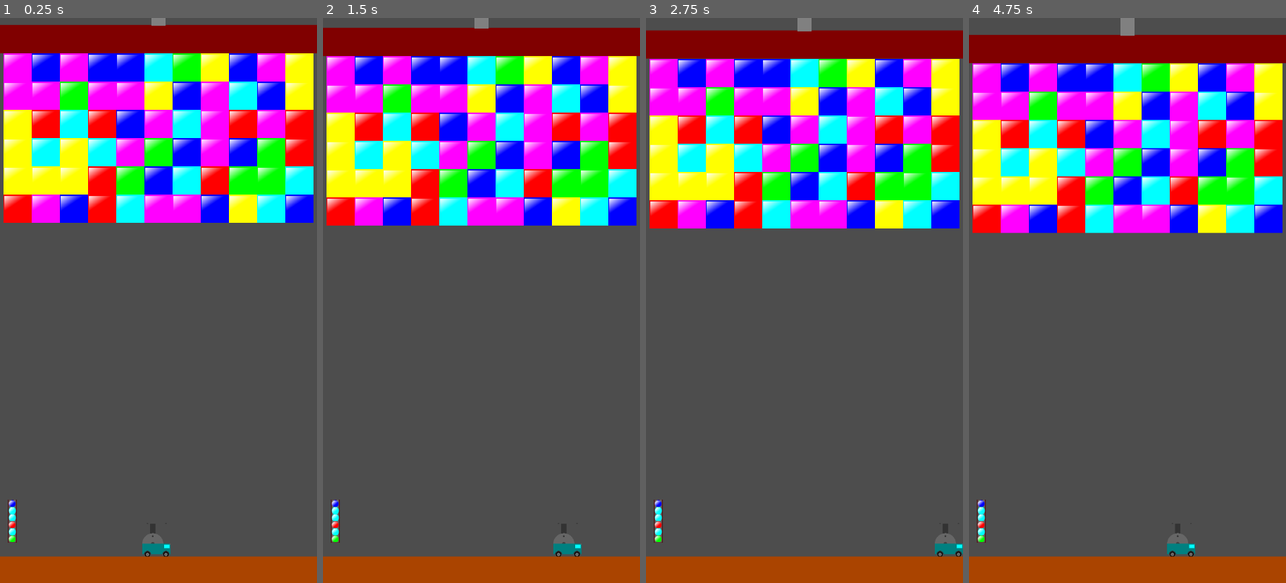
Above: before the commit, frames 1-4 (left to right).
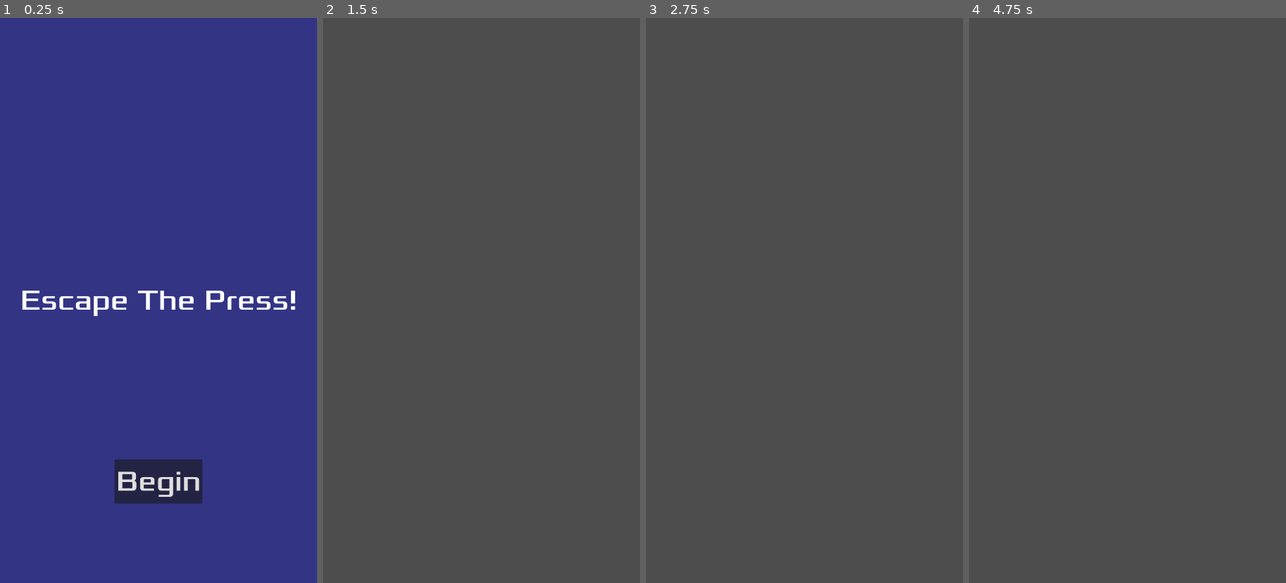
Above: after the commit, the same moments.

Repository: JamesElison/Escape_The_Press
Game: Godot game, scene res://core/scenes/set_elements/main_menu.tscn
Same seed, same stepped clock (60 frames per second), same inputs: the game is played once before the commit and once after it. Before the commit the project starts from res://core/scenes/levels/test_area.tscn.
Inputs (mouse positions are in pixels of both pictures, inside the frame that each line leads up to):
- Up to frame 1 (0.25 s): no input
- Up to frame 2 (1.5 s): click (481, 481) at 0.5 s, where only the run after the commit has a clickable "Begin"; move the mouse to (551, 272) at 1.27 s; hold D (right) from 1.28 s (still down); click (551, 272) at 1.35 s
- Up to frame 3 (2.75 s): release D (right) at 2 s; drag from (741, 328) to (943, 526) at 2.02 s
- Up to frame 4 (4.75 s): tap Enter at 2.75 s; move the mouse to (1159, 176) at 2.77 s; hold A (left) 2.78-3.5 s; click (1159, 176) at 2.85 s; drag from (1111, 413) to (981, 503) at 3.52 s; move the mouse to (1222, 385) at 4.27 s; hold D (right) from 4.28 s (still down); click (1222, 385) at 4.35 s

The runs differ from the first frame. In frame 1, 100% of the frame differs, in the area x 0-100%, y 0-100%; in frame 2, 40%; in frame 3, 40%; in frame 4, 40%.
Error after the commit: Attempt to call function 'play' in base 'null instance' on a null instance. (res://core/scripts/hud.gd:52)

Commit message:
antes de arruinar tudo kkk

Diff:
--- a/core/entities/enemies/block.tscn
+++ b/core/entities/enemies/block.tscn
@@ -2,6 +2,10 @@
 
 [ext_resource type="Texture2D" uid="uid://e2fku2ona7dh" path="res://core/assets/sprites/set_objects/blue_block.png" id="1_jaeov"]
 [ext_resource type="Script" uid="uid://bcxkimdgv2pjv" path="res://core/scripts/block.gd" id="1_nenra"]
+[ext_resource type="AudioStream" uid="uid://cm7b8mq68n2hs" path="res://core/assets/sounds/fx/block_explode.wav" id="2_204ll"]
+[ext_resource type="AudioStream" uid="uid://don4opvfbilnj" path="res://core/assets/sounds/fx/block_color_change.wav" id="2_irl8d"]
+[ext_resource type="AudioStream" uid="uid://lmqso3hfapc1" path="res://core/assets/sounds/fx/block_explode_group.wav" id="4_76vvk"]
+[ext_resource type="AudioStream" uid="uid://c427hb413jkh2" path="res://core/assets/sounds/fx/block_move_down.wav" id="5_oqjew"]
 
 [sub_resource type="RectangleShape2D" id="RectangleShape2D_jaeov"]
 size = Vector2(64, 64)
@@ -48,6 +52,24 @@
 collision_mask = 32
 script = ExtResource("1_nenra")
 
+[node name="BlockColorChangeSound" type="AudioStreamPlayer" parent="." unique_id=1410164662]
+stream = ExtResource("2_irl8d")
+bus = &"fx"
+
+[node name="BlockExplodeSound" type="AudioStreamPlayer" parent="." unique_id=1614725431]
+stream = ExtResource("2_204ll")
+volume_db = 5.0
+bus = &"fx"
+
+[node name="BlockExplodeGroupSound" type="AudioStreamPlayer" parent="." unique_id=1993703519]
+stream = ExtResource("4_76vvk")
+bus = &"fx"
+
+[node name="BlockMoveDownSound" type="AudioStreamPlayer" parent="." unique_id=1010659740]
+stream = ExtResource("5_oqjew")
+volume_db = 5.0
+bus = &"fx"
+
 [node name="BlockSprite" type="Sprite2D" parent="." unique_id=6446511]
 texture = ExtResource("1_jaeov")
 
--- a/core/entities/enemies/press.tscn
+++ b/core/entities/enemies/press.tscn
@@ -2,6 +2,7 @@
 
 [ext_resource type="Texture2D" uid="uid://cgvkqfem0j63v" path="res://core/assets/sprites/set_objects/press.png" id="1_0dhym"]
 [ext_resource type="Script" uid="uid://c3jkckqebx8nw" path="res://core/scripts/press.gd" id="1_ed25y"]
+[ext_resource type="AudioStream" uid="uid://b5sdc04lfd4js" path="res://core/assets/sounds/fx/press_collide.wav" id="2_asvvl"]
 [ext_resource type="PackedScene" uid="uid://bik42hpsbliq6" path="res://core/entities/enemies/block.tscn" id="3_27j4w"]
 
 [sub_resource type="RectangleShape2D" id="RectangleShape2D_k6ly5"]
@@ -11,7 +12,11 @@
 collision_layer = 175
 collision_mask = 16
 script = ExtResource("1_ed25y")
-speed = 5.0
+
+[node name="PressHitSound" type="AudioStreamPlayer" parent="." unique_id=2011385824]
+stream = ExtResource("2_asvvl")
+volume_db = 5.0
+bus = &"fx"
 
 [node name="PressSprite" type="Sprite2D" parent="." unique_id=708973215]
 position = Vector2(0, -608)
--- a/core/entities/players/player.tscn
+++ b/core/entities/players/player.tscn
@@ -2,6 +2,7 @@
 
 [ext_resource type="Script" uid="uid://cvyc37uxo524d" path="res://core/scripts/player.gd" id="1_m15x6"]
 [ext_resource type="Texture2D" uid="uid://cgh6bk4jxglyl" path="res://core/assets/sprites/characters/player.png" id="1_xvqjg"]
+[ext_resource type="AudioStream" uid="uid://tok6cewto0sf" path="res://core/assets/sounds/fx/ball_shoot.wav" id="2_hk3lc"]
 
 [sub_resource type="RectangleShape2D" id="RectangleShape2D_k6ly5"]
 size = Vector2(24, 44)
@@ -10,6 +11,11 @@
 scale = Vector2(0.5, 0.5)
 collision_layer = 52
 script = ExtResource("1_m15x6")
+
+[node name="PlayerBallShoot" type="AudioStreamPlayer" parent="." unique_id=1795428948]
+stream = ExtResource("2_hk3lc")
+volume_db = 5.0
+bus = &"fx"
 
 [node name="PlayerSprite" type="Sprite2D" parent="." unique_id=1451931167]
 texture = ExtResource("1_xvqjg")
--- a/core/scenes/levels/test_area.tscn
+++ b/core/scenes/levels/test_area.tscn
@@ -5,7 +5,11 @@
 [ext_resource type="Script" uid="uid://dqb10raqrdmmm" path="res://core/scripts/level_camera.gd" id="2_01iaf"]
 [ext_resource type="PackedScene" uid="uid://fqrebvpju1u5" path="res://core/entities/players/player.tscn" id="2_ovmqw"]
 [ext_resource type="PackedScene" uid="uid://c6p7ipae3fmnf" path="res://core/scenes/set_elements/floor.tscn" id="3_ovmqw"]
+[ext_resource type="AudioStream" uid="uid://bibiwkah2mjds" path="res://core/assets/sounds/level_music/House In a Forest Loop.ogg" id="3_y1bkx"]
+[ext_resource type="AudioStream" uid="uid://c37tvmby081i6" path="res://core/assets/sounds/level_music/gameover.wav" id="4_f6opj"]
+[ext_resource type="AudioStream" uid="uid://dn085gkcnei50" path="res://core/assets/sounds/level_music/Victory.ogg" id="5_f6opj"]
 [ext_resource type="PackedScene" uid="uid://uj3irgw3oyb4" path="res://core/scenes/set_elements/charger.tscn" id="6_3c2jl"]
+[ext_resource type="PackedScene" uid="uid://by3lvy4ieoswm" path="res://core/scenes/set_elements/hud.tscn" id="7_01iaf"]
 
 [sub_resource type="RectangleShape2D" id="RectangleShape2D_k6ly5"]
 size = Vector2(40, 1280)
@@ -19,6 +23,17 @@
 limit_right = 720
 limit_bottom = 1280
 script = ExtResource("2_01iaf")
+
+[node name="LevelMusic" type="AudioStreamPlayer" parent="." unique_id=21811574]
+stream = ExtResource("3_y1bkx")
+
+[node name="LevelGameOverSound" type="AudioStreamPlayer" parent="." unique_id=1745005861]
+stream = ExtResource("4_f6opj")
+
+[node name="LevelVictoryMusic" type="AudioStreamPlayer" parent="." unique_id=1897559]
+stream = ExtResource("5_f6opj")
+
+[node name="LevelStartTimer" type="Timer" parent="." unique_id=2008060520]
 
 [node name="Press" parent="." unique_id=287696895 instance=ExtResource("1_b72cg")]
 position = Vector2(360, 47)
@@ -45,5 +60,8 @@
 [node name="Charger" parent="." unique_id=1260939654 instance=ExtResource("6_3c2jl")]
 position = Vector2(28, 1140)
 
+[node name="HUD" parent="." unique_id=931431950 instance=ExtResource("7_01iaf")]
+
+[connection signal="timeout" from="LevelStartTimer" to="." method="_on_level_start_timer_timeout"]
 [connection signal="ball_shot" from="Player" to="Charger" method="_on_player_ball_shot"]
 [connection signal="game_over" from="Player" to="." method="game_over"]
--- /dev/null
+++ b/core/scenes/set_elements/game_manager.tscn
@@ -0,0 +1,6 @@
+[gd_scene format=3 uid="uid://dyfpv1u6f8wji"]
+
+[ext_resource type="Script" uid="uid://b0fbqwgf6kpvk" path="res://core/scripts/singletons/game_manager.gd" id="1_kukxy"]
+
+[node name="GameManager" type="Node" unique_id=1423764694]
+script = ExtResource("1_kukxy")
--- /dev/null
+++ b/core/scenes/set_elements/hud.tscn
@@ -0,0 +1,54 @@
+[gd_scene format=3 uid="uid://by3lvy4ieoswm"]
+
+[ext_resource type="Script" uid="uid://cdo1mk5htu1tp" path="res://core/scripts/hud.gd" id="1_sg3qs"]
+[ext_resource type="FontFile" uid="uid://dnnkj3n1uuckt" path="res://core/assets/fonts/Xolonium-Regular.ttf" id="1_w0588"]
+
+[node name="HUD" type="CanvasLayer" unique_id=931431950]
+script = ExtResource("1_sg3qs")
+
+[node name="HUDColorRect" type="ColorRect" parent="." unique_id=1523232803]
+anchors_preset = 15
+anchor_right = 1.0
+anchor_bottom = 1.0
+grow_horizontal = 2
+grow_vertical = 2
+color = Color(0.19880077, 0.20353252, 0.51776195, 1)
+
+[node name="MessageLabel" type="Label" parent="." unique_id=144190612]
+anchors_preset = 8
+anchor_left = 0.5
+anchor_top = 0.5
+anchor_right = 0.5
+anchor_bottom = 0.5
+offset_left = -314.5
+offset_top = -120.0
+offset_right = 314.5
+offset_bottom = 120.0
+grow_horizontal = 2
+grow_vertical = 2
+theme_override_fonts/font = ExtResource("1_w0588")
+theme_override_font_sizes/font_size = 64
+text = "Escape The Press!"
+horizontal_alignment = 1
+vertical_alignment = 1
+
+[node name="StartButton" type="Button" parent="." unique_id=1469681356]
+anchors_preset = 7
+anchor_left = 0.5
+anchor_top = 1.0
+anchor_right = 0.5
+anchor_bottom = 1.0
+offset_left = -100.0
+offset_top = -280.0
+offset_right = 100.0
+offset_bottom = -180.0
+grow_horizontal = 2
+grow_vertical = 0
+theme_override_fonts/font = ExtResource("1_w0588")
+theme_override_font_sizes/font_size = 64
+text = "Begin"
+
+[node name="MessageTimer" type="Timer" parent="." unique_id=1445069245]
+
+[connection signal="pressed" from="StartButton" to="." method="_on_start_button_pressed"]
+[connection signal="timeout" from="MessageTimer" to="." method="_on_mensage_timer_timeout"]
--- /dev/null
+++ b/core/scenes/set_elements/main_menu.tscn
@@ -0,0 +1,7 @@
+[gd_scene format=3 uid="uid://cxw1n1qnststx"]
+
+[ext_resource type="PackedScene" uid="uid://by3lvy4ieoswm" path="res://core/scenes/set_elements/hud.tscn" id="1_jsm2u"]
+
+[node name="MainMenu" type="Node2D" unique_id=773711802]
+
+[node name="HUD" parent="." unique_id=931431950 instance=ExtResource("1_jsm2u")]
--- a/core/scripts/block.gd
+++ b/core/scripts/block.gd
@@ -15,6 +15,10 @@
 # Posição original do bloco no momento em que soltou da Prensa
 var spawn_position: Vector2
 
+@onready var block_color_change_sound = $BlockColorChangeSound
+@onready var block_explode_sound = $BlockExplodeSound
+@onready var block_explode_group_sound = $BlockExplodeGroupSound
+@onready var block_move_down_sound = $BlockMoveDownSound
 @onready var block_sprite = $BlockSprite
 @onready var block_timer = $BlockTimer
 @onready var block_anim = $BlockAnim
@@ -36,6 +40,8 @@
 func _ready() -> void:
 	var random_index = randi() % block_colors.size()
 	self.block_color = random_index
+
+	add_to_group("blocks")
 
 	# Desativa sync com física tradicional para poder mover livremente ao cair
 	sync_to_physics = false
@@ -110,18 +116,37 @@
 		if press_node.has_method("add_collision_exception_with"):
 			press_node.add_collision_exception_with(new_block)
 
+# Toca o som de troca de cor com um leve atraso de transição (80 milissegundos)
+func play_color_change_sound() -> void:
+	if block_color_change_sound:
+		await get_tree().create_timer(0.10).timeout
+		block_color_change_sound.play()
+
 func destroy_with_delay() -> void:
 	if is_being_destroyed:
 		return
 	is_being_destroyed = true
 
-	# Desativa as colisões IMEDIATAMENTE para não empurrar a Prensa ou o bloco novo
-	set_deferred("process_mode", PROCESS_MODE_DISABLED)
+	# Oculta o sprite e desativa colisão para dar a sensação de destruição imediata
+	if block_sprite:
+		block_sprite.hide()
+
+	set_deferred("collision_layer", 0)
+	set_deferred("collision_mask", 0)
+
+	if block_explode_sound:
+		await get_tree().create_timer(0.10).timeout
+		block_explode_sound.play()
 
 	play_impact_animation()
 	contaminate_neighbors()
 
-	await get_tree().create_timer(0.3).timeout
+	# Aguarda tempo suficiente para o som de explosão terminar antes de dar queue_free()
+	if block_explode_sound and block_explode_sound.stream:
+		await get_tree().create_timer(block_explode_sound.stream.get_length()).timeout
+	else:
+		await get_tree().create_timer(0.5).timeout
+
 	queue_free()
 
 # Contaminação por raio de aproximação nas 4 direções cardeais
@@ -134,6 +159,8 @@
 		Vector2.RIGHT * 64.0
 	]
 
+	var group_sound_played: bool = false
+
 	for offset in check_offsets:
 		var query = PhysicsPointQueryParameters2D.new()
 		query.position = global_position + offset
@@ -144,13 +171,19 @@
 			var collider = result.collider
 			if collider != self and "block_color" in collider:
 				if collider.block_color == self.block_color and not collider.get("is_being_destroyed"):
+					# Toca o som de destruição em grupo apenas UMA vez para a reação da vizinhança
+					if block_explode_group_sound and not group_sound_played:
+						block_explode_group_sound.play()
+						group_sound_played = true
+
 					get_tree().create_timer(0.1).timeout.connect(collider.destroy_with_delay)
 
 # Move o bloco uma casa para baixo na grade local da Prensa
 func shift_down() -> void:
+	if block_move_down_sound:
+		await get_tree().create_timer(0.10).timeout
+		block_move_down_sound.play()
 	play_impact_animation()
-
-	# Desloca 64px para baixo no eixo Y
 	position.y += 64.0
 
 func _on_block_timer_timeout() -> void:
--- a/core/scripts/color_ball.gd
+++ b/core/scripts/color_ball.gd
@@ -40,18 +40,16 @@
 	if collision:
 		var collider = collision.get_collider()
 
-		if collider.name == "Floor" or (collider is CharacterBody2D and collider.name != "Press"):
-			queue_free()
-			return
-
 		# Colisão com a Prensa -> Anexa o novo bloco à Prensa
 		if collider.name == "Press":
 			spawn_block_on_press(collider, collision.get_position())
 			destroy_with_anim()
+			if "press_hit" in collider:
+				collider.press_hit()
 			return
 
 		# Checa se o objeto colidido é um bloco (possui a propriedade block_color)
-		if "block_color" in collider:
+		if collider.is_in_group("blocks") and "block_color" in collider:
 
 			if "affected_block" in collider:
 				collider.affected_block = false
@@ -87,6 +85,8 @@
 				var new_color = mix_colors(color_ball, b_color)
 				if new_color != -1:
 					collider.block_color = new_color
+					if collider.has_method("play_color_change_sound"):
+						collider.play_color_change_sound()
 				elif new_color == -1:
 					if "droped_block" in collider:
 						collider.droped_block = true
@@ -102,7 +102,6 @@
 
 		dir = dir.bounce(collision.get_normal())
 
-# Spawna o bloco diretamente como filho da Prensa (alinhado à grade local do nó Block)
 func spawn_block_on_press(press_node: Node2D, impact_position: Vector2) -> void:
 	if not BLOCK_SCENE:
 		return
@@ -111,26 +110,24 @@
 	if not container:
 		container = press_node
 
-	# 1. Ponto de referência para alinhamento da grade
 	var ref_offset := Vector2.ZERO
 	if container.get_child_count() > 0:
-		# Pega a posição local do primeiro bloco do container como base perfeita da grade
 		ref_offset = container.get_child(0).position
 
-	# 2. Converte a posição do impacto para o espaço local do container
-	# Adicionamos um pequeno avanço para baixo (+16px) para garantir que o ponto caia na linha logo abaixo da Prensa
 	var local_impact = container.to_local(impact_position + Vector2(0, 16.0)) - ref_offset
 
-	# 3. Arredonda exatamente para os múltiplos de GRID_SIZE (64px) mais próximos
 	var snapped_x = round(local_impact.x / GRID_SIZE) * GRID_SIZE
 	var snapped_y = round(local_impact.y / GRID_SIZE) * GRID_SIZE
 
-	# 4. Aplica o offset de referência de volta
 	var final_local_pos = Vector2(snapped_x, snapped_y) + ref_offset
 
-	# 5. Instancia o novo bloco diretamente na posição exata
 	var new_block = BLOCK_SCENE.instantiate()
+
+	new_block.name = "Block_Spawned"
 	new_block.position = final_local_pos
+
+	# Garante que o novo bloco faça parte do grupo "blocks"
+	new_block.add_to_group("blocks")
 
 	if "block_color" in new_block:
 		new_block.block_color = self.color_ball
--- /dev/null
+++ b/core/scripts/hud.gd
@@ -0,0 +1,56 @@
+extends CanvasLayer
+
+#signal start_game
+
+var press_node
+var level_music
+var is_game_over: bool = false
+
+#@onready var score_label = $ScoreLabel
+@onready var HUD_color_rect = $HUDColorRect
+@onready var message_label = $MessageLabel
+@onready var start_button = $StartButton
+@onready var message_timer = $MessageTimer
+
+func _ready() -> void:
+	press_node = get_parent().get_node("Press")
+	level_music = get_parent().get_node("LevelMusic")
+
+
+func show_message(text):
+	message_label.text = text
+	message_label.show()
+	message_timer.start()
+
+func show_game_over():
+	is_game_over = true
+	show_message("Game Over")
+	await message_timer.timeout
+
+	HUD_color_rect.show()
+	message_label.text = "Escape The Press!"
+	message_label.show()
+	await get_tree().create_timer(1.0).timeout
+	start_button.show()
+
+#func update_score(score):
+	#score_label.text = str(score)
+
+
+func _on_start_button_pressed() -> void:
+	# Se o jogador já morreu anteriormente, recarrega a cena inteira do zero
+	if is_game_over:
+		get_tree().reload_current_scene()
+		return
+
+	HUD_color_rect.hide()
+	message_label.hide()
+	start_button.hide()
+	#start_game.emit()
+	if "press_active" in press_node:
+		press_node.press_active = true
+	level_music.play()
+
+
+func _on_mensage_timer_timeout() -> void:
+	message_label.hide()
--- a/core/scripts/level.gd
+++ b/core/scripts/level.gd
@@ -1,9 +1,58 @@
 extends Node2D
 
+@onready var level_music = $LevelMusic
+@onready var level_game_over_sound = $LevelGameOverSound
+@onready var level_victory_music = $LevelVictoryMusic
+@onready var level_start_timer = $LevelStartTimer
+@onready var press = $Press
+@onready var player = get_node("Player")
+@onready var HUD = $HUD
 
-@onready var press = $Press
+var level_cleared: bool = false
 
+func _ready() -> void:
+	# Inicia o timer para ativar a prensa
+	if level_start_timer:
+		level_start_timer.timeout.connect(_on_level_start_timer_timeout)
+		level_start_timer.start()
+
+func _process(_delta: float) -> void:
+	if level_cleared:
+		return
+
+	# Verifica se não restam blocos no grupo "blocks"
+	var remaining_blocks = get_tree().get_nodes_in_group("blocks")
+	if remaining_blocks.size() == 0 and press.press_active:
+		complete_level()
+
+func complete_level() -> void:
+	level_cleared = true
+
+	# 1. Para a prensa e a música do nível
+	press.press_active = false
+	level_music.stop()
+
+	# 2. Toca a música de vitória (0.04s)
+	if level_victory_music:
+		level_victory_music.play()
+		await level_victory_music.finished
+
+	# 3. Atualiza os dados no GameManager (level += 1 e speed += 2.0)
+	GameManager.advance_to_next_level()
+
+	# 4. Recarrega a cena limpa
+	get_tree().reload_current_scene()
+
+func _on_level_start_timer_timeout() -> void:
+	press.press_active = true
 
 func game_over() -> void:
+	level_cleared = true
 	if "press_active" in press:
 		press.press_active = false
+	HUD.show_game_over()
+	level_music.stop()
+	level_game_over_sound.play()
+
+	# Opcional: Se quiser resetar a velocidade e o level quando der Game Over total:
+	 #GameManager.reset_game_data()
--- a/core/scripts/player.gd
+++ b/core/scripts/player.gd
@@ -2,9 +2,11 @@
 
 var screen_size
 var pre_ball = preload("res://core/scenes/set_elements/color_ball.tscn")
+var HUD
 
 const SPEED = 1000.0
 
+@onready var player_ball_shoot = $PlayerBallShoot
 @onready var player_marker = $PlayerMarker
 # Referência para o nó do carregador (ajuste o caminho se necessário)
 @export var charger: Node2D
@@ -21,6 +23,7 @@
 
 func _ready() -> void:
 	screen_size = get_viewport_rect().size
+	HUD = get_parent().get_node("HUD")
 
 func _unhandled_input(event: InputEvent) -> void:
 	# Ignore eventos emulados de mouse gerados pelo toque para não dar duplo gatilho
@@ -75,6 +78,13 @@
 			processing_shoot()
 
 func processing_shoot():
+	# Toca o som de disparo da bola
+	if player_ball_shoot:
+		player_ball_shoot.play()
+
+	# Chacoalha a câmera ao disparar (força: 15.0, duração: 0.15s)
+	EventBus.camera_shake_requested.emit(15.0, 0.15)
+
 	# 1. Pega o número da cor que está no topo do carregador (Marker 6)
 	var current_color = 0
 	if charger and charger.has_method("get_top_ball_color"):
@@ -94,12 +104,13 @@
 	ball_shot.emit(current_color)
 
 func die() -> void:
-	print("GAME OVER - O jogador foi esmagado!")
+	if "show_game_over" in HUD:
+		HUD.show_game_over()
 	game_over.emit()
 	queue_free()
 
 func _on_player_health_area_body_entered(body: Node2D) -> void:
-	if body is RigidBody2D and body.name.begins_with("Block"):
+	if body.is_in_group("blocks") or body.name.begins_with("Block"):
 		print(body)
 		die()
 	elif body.name == "Press":
--- a/core/scripts/press.gd
+++ b/core/scripts/press.gd
@@ -1,20 +1,40 @@
 extends CharacterBody2D
 
-var press_active = true
+var press_active = false: set = set_press_active
 
-@export var speed: float = 1.0 # Pixels por segundo
+@onready var press_hit_sound = $PressHitSound
+
+# Lê a velocidade direto do GameManager
+var speed: float = 3.0
+
+func set_press_active(val: bool) -> void:
+	press_active = val
+
+func _ready() -> void:
+	# Aplica a velocidade salva no GameManager
+	speed = GameManager.press_speed
+
+	# Ignora colisões com todos os blocos filhos já existentes
+	for child in find_children("*", "AnimatableBody2D", true, false):
+		add_collision_exception_with(child)
 
 func _physics_process(delta: float) -> void:
-	if press_active:
-		velocity = Vector2(0, speed)
+	if not press_active:
+		return
 
-		# Move a prensa (e por consequência todos os blocos anexados como filhos)
-		var collision = move_and_collide(velocity * delta, false, 0.08, true)
+	var movement = Vector2.DOWN * speed * delta
+	var collision = move_and_collide(movement)
 
-		if collision:
-			var collider = collision.get_collider()
-			# Regra 6: Se a Prensa tocar no Player, o Player morre
-			if collider.name == "Player" and collider.has_method("die"):
-				collider.die()
+	if collision:
+		var collider = collision.get_collider()
 
-		position.y += speed * delta
+		if collider.is_in_group("blocks") or "block_color" in collider:
+			add_collision_exception_with(collider)
+			return
+
+		if (collider.name == "Player" or collider.is_in_group("player")) and collider.has_method("die"):
+			collider.die()
+
+func press_hit() -> void:
+	if press_hit_sound:
+		press_hit_sound.play()
--- /dev/null
+++ b/core/scripts/singletons/game_manager.gd
@@ -0,0 +1,15 @@
+extends Node
+
+# Variáveis globais salvas entre cenas
+var current_level: int = 1
+var press_speed: float = 3.0
+
+# Reseta o progresso quando o jogador perde totalmente e recomeça do Level 1
+func reset_game_data() -> void:
+	current_level = 1
+	press_speed = 3.0
+
+# Incrementa a dificuldade para o próximo nível
+func advance_to_next_level() -> void:
+	current_level += 1
+	press_speed += 2.0
--- /dev/null
+++ b/default_bus_layout.tres
@@ -0,0 +1,9 @@
+[gd_resource type="AudioBusLayout" format=3 uid="uid://ci75srqjrb00"]
+
+[resource]
+bus/1/name = &"fx"
+bus/1/solo = false
+bus/1/mute = false
+bus/1/bypass_fx = false
+bus/1/volume_db = 6.0199986
+bus/1/send = &"Master"
--- a/project.godot
+++ b/project.godot
@@ -11,13 +11,18 @@
 [application]
 
 config/name="escape_the_press"
-run/main_scene="uid://svcxf4guopac"
+run/main_scene="uid://cxw1n1qnststx"
 config/features=PackedStringArray("4.7", "GL Compatibility")
 config/icon="res://icon.svg"
+
+[audio]
+
+buses/default_bus_layout="uid://ci75srqjrb00"
 
 [autoload]
 
 EventBus="*uid://bkvgbda4meyi7"
+GameManager="*uid://b0fbqwgf6kpvk"
 
 [display]
 
@@ -48,6 +53,10 @@
 ]
 }
 
+[input_devices]
+
+pointing/emulate_mouse_from_touch=false
+
 [layer_names]
 
 2d_physics/layer_1="player"
Not shown, added: core/assets/fonts/FONTLOG.txt
Not shown, added: core/assets/fonts/LICENSE.txt
Binary file added: core/assets/fonts/Xolonium-Regular.ttf
Not shown, added: core/assets/fonts/Xolonium-Regular.ttf.import
Not shown, added: core/assets/sounds/fx/JamesEllisonEffect.wav.import
Not shown, added: core/assets/sounds/fx/ball_shoot.wav.import
Not shown, added: core/assets/sounds/fx/block_color_change.wav.import
Not shown, added: core/assets/sounds/fx/block_explode.wav.import
Not shown, added: core/assets/sounds/fx/block_explode_group.wav.import
Not shown, added: core/assets/sounds/fx/block_move_down.wav.import
Not shown, added: core/assets/sounds/fx/level_up_sound.wav.import
Not shown, added: core/assets/sounds/fx/pause_game.mp3.import
(and 26 more such lines)
